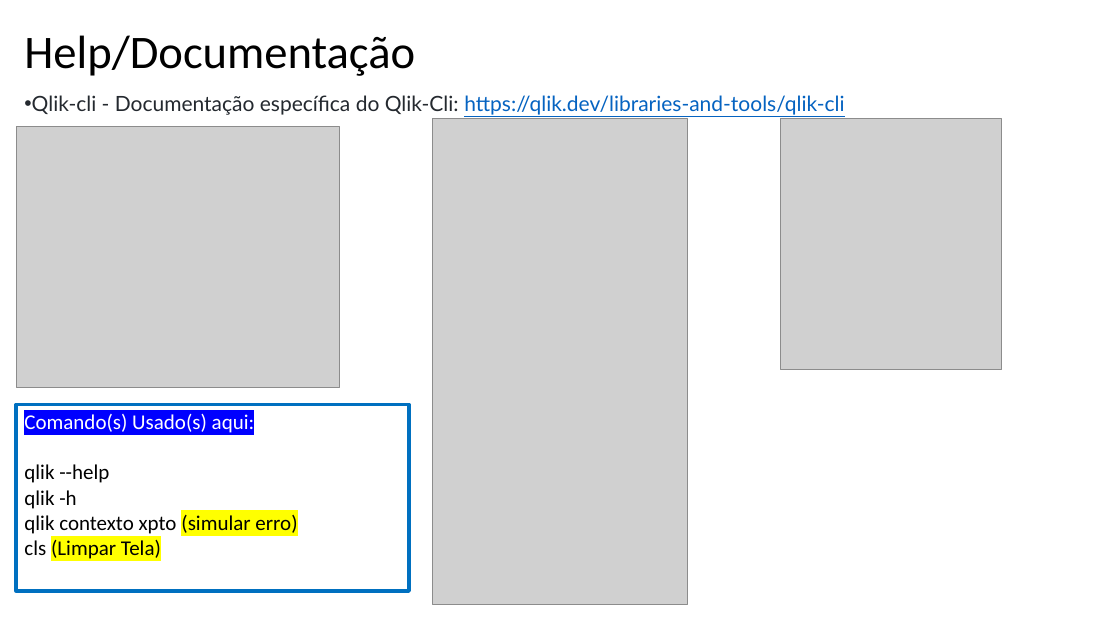
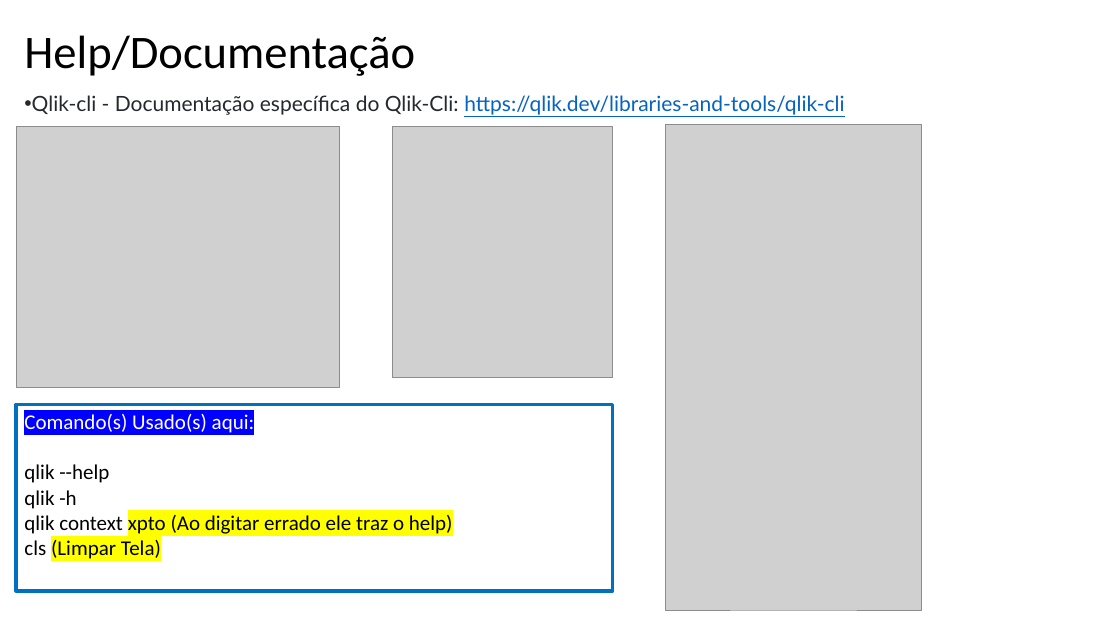
Before and after one commit to digaosss70/Qlik-Cli, a slide deck: slide 5 of Manual/CURSO QLIK-CLI.pptx. Drawn at 1120x630 pixels with LibreOffice and Linux fonts; fonts in the diff are those of the drawing; grey boxes stand for pictures. Boxes give left, top, right and bottom in pixels: in the first picture for what was removed or moved away, otherwise in the second. Text is boxed around its words. In the diff, an @@ line names an element or a change of style, - is before the commit and + after.

Commit message:
25/07/2022 17:19
25/07/2022 17:19

```diff
--- a/Manual/CURSO QLIK-CLI.pptx
+++ b/Manual/CURSO QLIK-CLI.pptx
@@ picture: place and size @@
-picture at <box>781,118,1002,370</box>
+picture at <box>392,127,613,378</box>
@@ picture: place and size @@
-picture at <box>433,118,688,604</box>
+picture at <box>666,124,922,610</box>
@@ rectangle "Comando(s) Usado(s) aqui:": place and size @@
-rectangle "Comando(s) Usado(s) aqui:" at <box>16,404,409,591</box>
+rectangle "Comando(s) Usado(s) aqui:" at <box>16,404,613,591</box>
@@ text in rectangle at <box>24,515,453,534</box>: text changed @@
-qlik contexto xpto (simular erro)
+qlik context xpto (Ao digitar errado ele traz o help)
```
